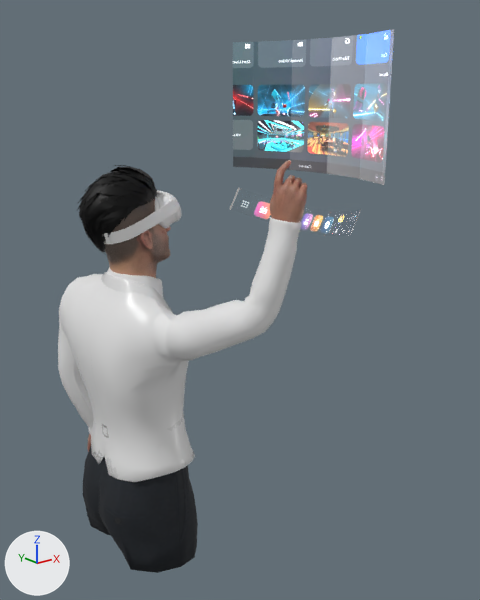
Renders of the glTF model public/desktop_pc/scene.gltf from each side of a commit.
The view is the same before and after, from a 50 mm camera at (-7.05, -13.71, 8.01) aimed at (1.66, -2.82, 3.65). The axes (+X, +Y, +Z) are drawn at lower left. The lights are the same throughout. Where no turn or scale is listed for an object, it has been applied to the vertices. Vertices at the same position are counted once.

In view in the first picture: 'dRAWER'.
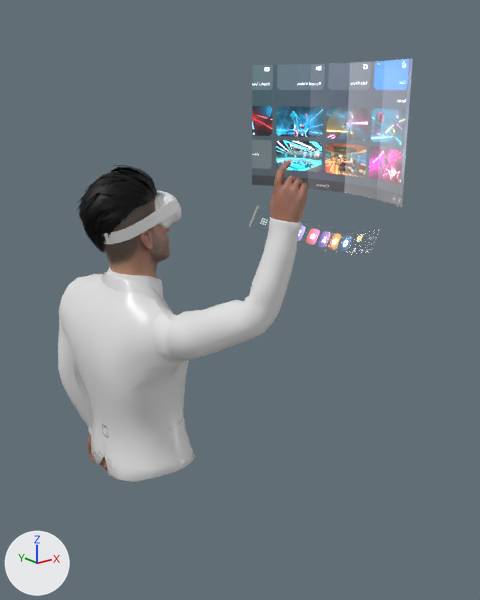
Changed parts and their boxes [x1, y1, x2, y2] in the pictures (480 x 600 px; the box of a moved part takes in the faces that stretch with it):
'dRAWER', reshaped (22% shorter): before [58, 29, 394, 573]; after [58, 58, 413, 482]
part 1 of me_mesh_646_005, moved or reshaped: before [229, 188, 361, 235]; after [249, 205, 380, 255]
part 2 of me_mesh_646_005, deleted (black): before [83, 447, 198, 573]
part 3 of me_mesh_646_005, moved or reshaped: before [233, 29, 394, 185]; after [252, 58, 413, 207]

Diff of the bpy script that builds the scene:
```diff
--- a/public/desktop_pc/scene.gltf.py
+++ b/public/desktop_pc/scene.gltf.py
@@ me_mesh_646_005 @@
 # used by ob_drawer; location = (0.0, 0.0, 0.0)
 # verts and faces of me_mesh_646_005; kept vertices keep their numbers, new ones are numbered from 9007
 # before: 8796 (2.61, -5.98, 6.15), 8797 (2.61, -1.38, 6.15), 8798 (2.61, -5.98, 9.05), 8799 (2.61, -1.38, 9.05) at pixel (232, 42), 8800 (2.86, -1.79, 6.15)
 # before: 8801 (2.86, -5.56, 6.15), 8802 (3.21, -2.66, 6.15), 8803 (3.34, -3.68, 6.15), 8804 (3.21, -4.7, 6.15), 8805 (2.86, -5.56, 9.05) at pixel (391, 29)
 # before: 8806 (2.86, -1.79, 9.05) at pixel (253, 41), 8807 (3.21, -4.7, 9.05) at pixel (366, 33), 8808 (3.34, -3.68, 9.05) at pixel (332, 37), 8809 (3.21, -2.66, 9.05) at pixel (292, 40)
-me_mesh_646_005.from_pydata(...)  # 9007 vertices, 14333 faces; spans x -1.43..3.34, y -5.98..0.77, z -2.34..9.05
+me_mesh_646_005.from_pydata(...)  # 8824 vertices, 13985 faces; spans x -1.37..3.9, y -5.98..0.77, z -1.38..8.59
+# me_mesh_646_005 part 1: the loose piece of 14 vertices spanning x 2.13..2.9, y -5.51..-1.84, z 5.19..5.94 is moved by (0.57, 0.0, -0.46)
+# me_mesh_646_005 part 2: the loose piece of 183 vertices spanning x -1.43..0.81, y -3.04..0.13, z -2.34..0.49 is deleted
+# me_mesh_646_005 part 3
+for i in [*range(8796, 8803), *range(8804, 8808), 8809]: verts[i] += (0.57, 0.0, -0.46)
+verts[8803] = (3.9, -3.68, 5.69)  # moved
+verts[8808] = (3.9, -3.68, 8.59)  # moved, pixel (350, 62)
 me_mesh_646_005.materials.append(mat_shirt)
@@ me_mesh_646_005 @@
 me_mesh_646_005.materials.append(mat_sci_fi_glass)
-me_mesh_646_005.materials.append(mat_drawer)
 me_mesh_646_005.materials.append(mat_sci_fi_glass_001)
```
